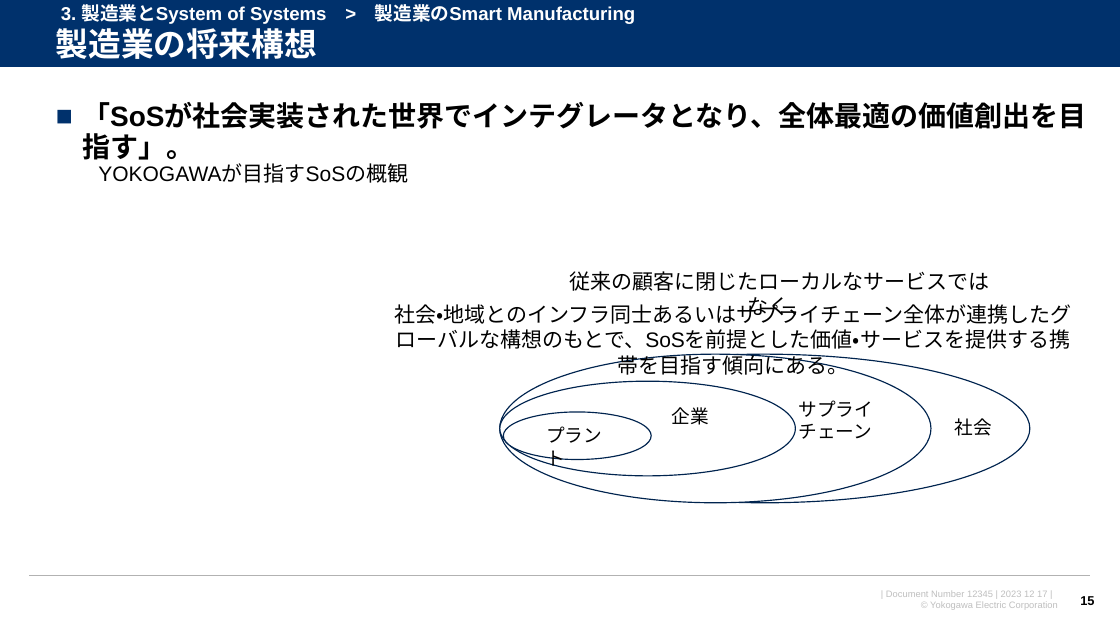
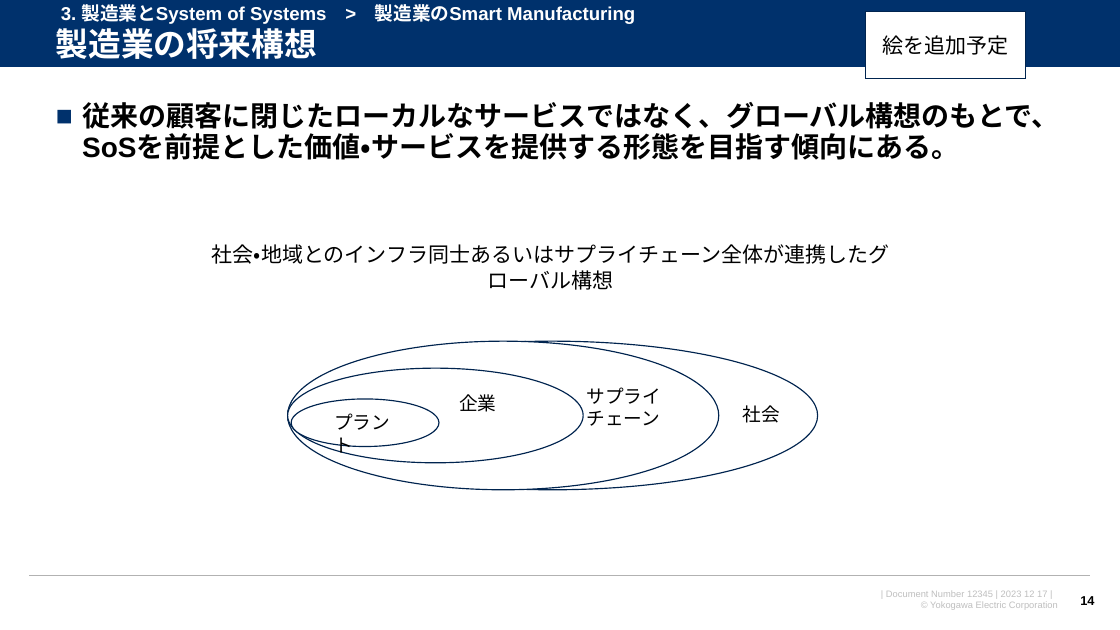
Before and after one commit to watarukumagai-git/opt, a slide deck: slide 14 of SoS/conf2023/231217_横幹連合コンファレンス_熊谷.pptx (slide 15 before the commit). Drawn at 1120x630 pixels with LibreOffice and Linux fonts; fonts in the diff are those of the drawing; background and template pictures are left out. Boxes give left, top, right and bottom in pixels: in the first picture for what was removed or moved away, otherwise in the second. Text is boxed around its words. In the diff, an @@ line names an element or a change of style, - is before the commit and + after.

```diff
--- a/SoS/conf2023/231217_横幹連合コンファレンス_熊谷.pptx
+++ b/SoS/conf2023/231217_横幹連合コンファレンス_熊谷.pptx
@@ rectangle added at [866,12,1027,78], fill #FFFFFF, outline #002450 1 pt, 18 pt, text #000000 @@
+絵を追加予定
@@ text at [82,102,1059,160]: text changed @@
-■ 「SoSが社会実装された世界でインテグレータとなり、全体最適の価値創出を目指す」。
+■ 従来の顧客に閉じたローカルなサービスではなく、グローバル構想のもとで、SoSを前提とした価値・サービスを提供する形態を目指す傾向にある。
@@ text removed at [98,165,408,183] @@
-YOKOGAWAが目指すSoSの概観
@@ text at [212,244,889,290]: text changed @@
-社会・地域とのインフラ同士あるいはサプライチェーン全体が連携したグローバルな構想のもとで、SoSを前提とした価値・サービスを提供する携帯を目指す傾向にある。
+社会・地域とのインフラ同士あるいはサプライチェーン全体が連携したグローバル構想
@@ text removed at [569,271,989,319] @@
-従来の顧客に閉じたローカルなサービスではなく、
@@ 3 ellipses, 1 text: place and size @@
-3 ellipses, 1 text at [500,355,1030,503]
+3 ellipses, 1 text at [287,341,818,490]
@@ text "企業": place and size @@
-text "企業" at [671,407,708,425]
+text "企業" at [459,394,496,412]
@@ text "サプライチェーン": place and size @@
-text "サプライチェーン" at [799,400,873,439]
+text "サプライチェーン" at [587,387,661,426]
@@ ellipse: place and size @@
-ellipse at [503,412,651,460]
+ellipse at [292,399,439,447]
@@ text "プラント": place and size @@
-text "プラント" at [546,426,602,469]
+text "プラント" at [334,413,390,456]
@@ page number at [1080,596,1094,605]: text changed @@
-15
+14
```
Also in this commit, not shown: 12 other slides changed, 3 slides added, 2 slides removed.
